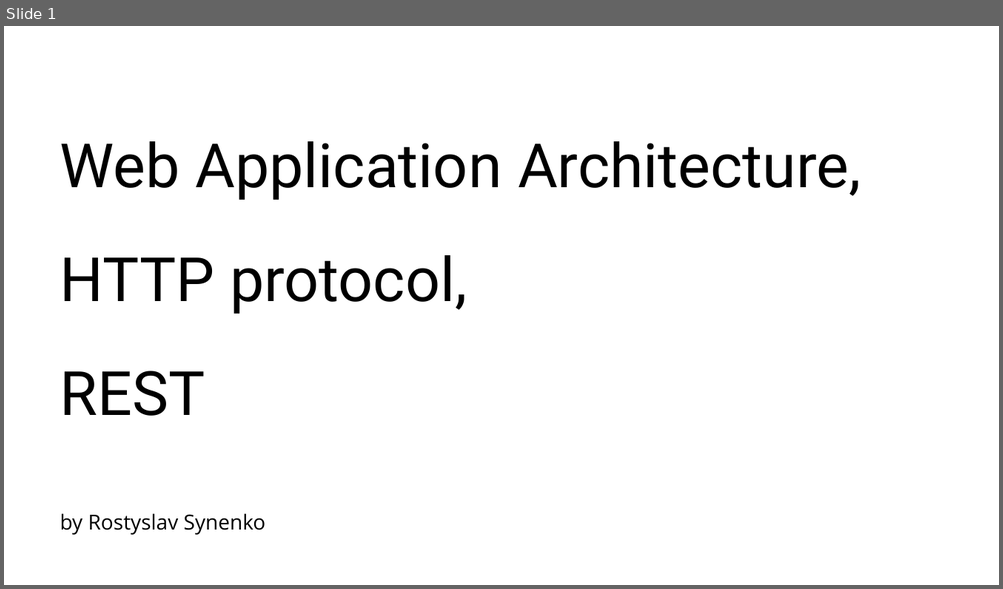
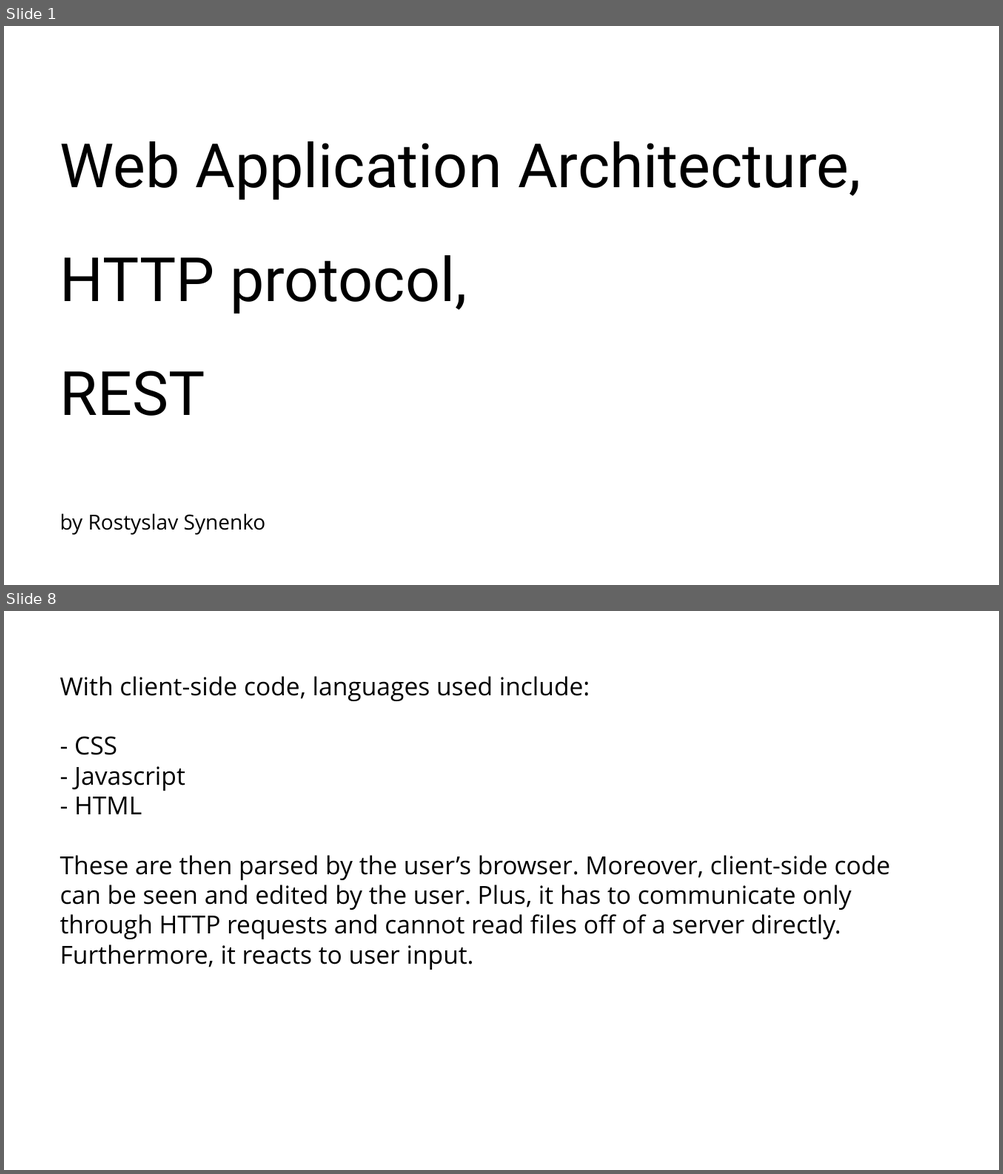
Before and after one commit to RostyslavSynenko/Lv-469.NodeJS, a slide deck: presentations/Web Application Architecture, HTTP protocol, REST.pptx. Shown one above the other, each under a label of ours: slide 1 before the commit, slides 1 and 8 after it; the slides between them are not shown. The pictures are 1003x589 and 1003x1174 pixels, drawn with LibreOffice and Linux fonts; fonts in the diff are those of the drawing; background and template pictures are left out. Boxes give left, top, right and bottom in pixels: in the first picture for what was removed or moved away, otherwise in the second. Text is boxed around its words. In the diff, an @@ line names an element or a change of style, - is before the commit and + after.

```diff
--- a/presentations/Web Application Architecture, HTTP protocol, REST.pptx
+++ b/presentations/Web Application Architecture, HTTP protocol, REST.pptx
@@ slide 8 added at <box>4,611,999,1170</box>, background #FFFFFF @@
@@ title added at <box>60,676,891,970</box>, 24 pt, text #000000 @@
+With client-side code, languages used include:
+- CSS
+- Javascript
+- HTML
+These are then parsed by the user’s browser. Moreover, client-side code can be seen and edited by the user. Plus, it has to communicate only through HTTP requests and cannot read files off of a server directly. Furthermore, it reacts to user input.
```
Also in this commit, not shown: 3 slides changed, 41 other slides added, 3 slides removed, 2 other files.
